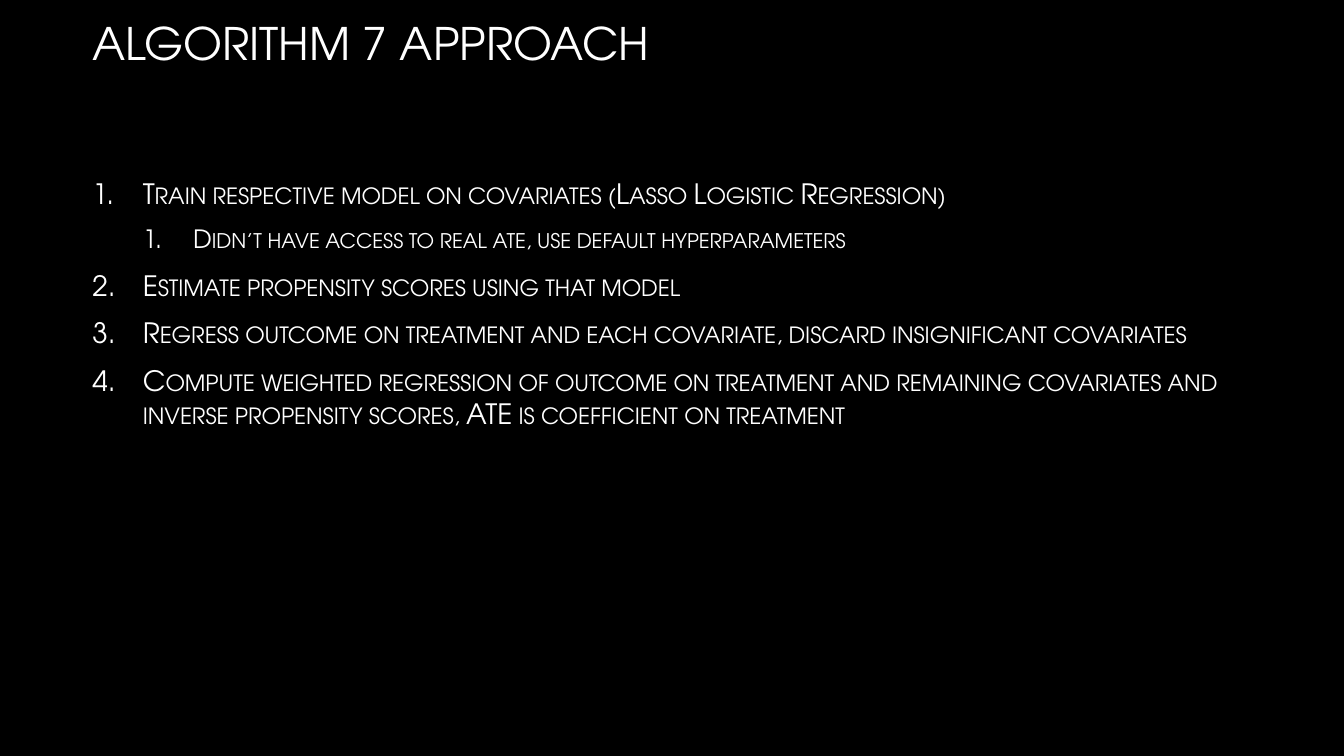
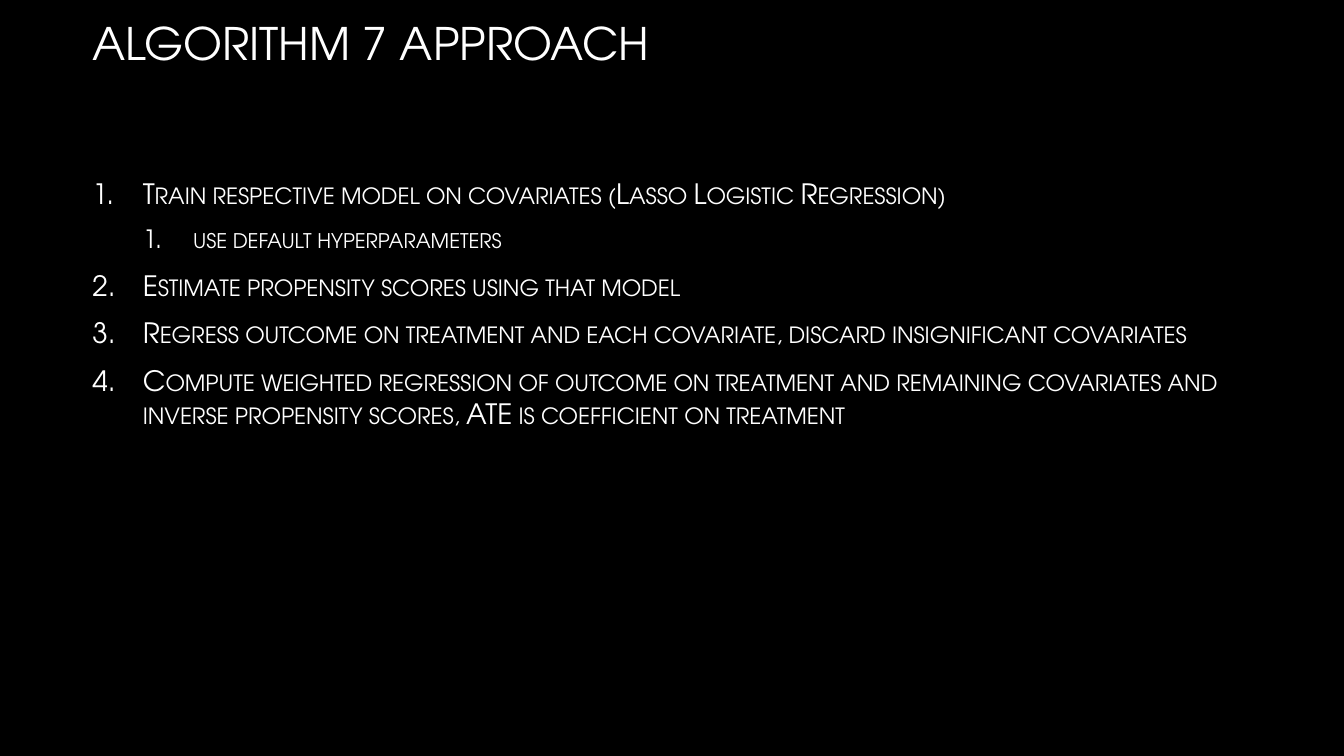
Before and after one commit to TZstatsADS/Spring2021-Project4-group5, a slide deck: slide 9 of doc/ADS Project 4 Presentation.pptx. Drawn at 1344x756 pixels with LibreOffice and Linux fonts; fonts in the diff are those of the drawing; background and template pictures are left out. Boxes give left, top, right and bottom in pixels: in the first picture for what was removed or moved away, otherwise in the second. Text is boxed around its words. In the diff, an @@ line names an element or a change of style, - is before the commit and + after.

Commit message:
Presentation edits

```diff
--- a/doc/ADS Project 4 Presentation.pptx
+++ b/doc/ADS Project 4 Presentation.pptx
@@ text at box(193, 233, 501, 249): text changed @@
-  1. Didn’t have access to real ate, use default hyperparameters
+  1. use default hyperparameters
```
Also in this commit, not shown: 1 other slide changed, 1 slide added.
